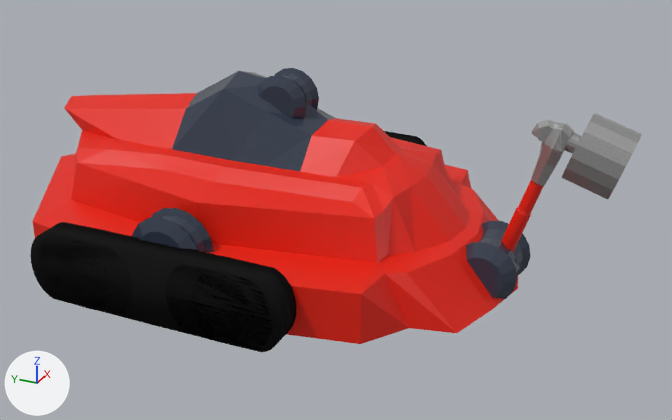
What one commit did to the Blender file artwork/bots/bot-1.blend.
One viewpoint serves both versions: a 50 mm lens placed at (-2.96, -1.69, 1.67), pointed at (-0.02, -0.37, 0.21). The axes (+X, +Y, +Z) are drawn at lower left. The lights are the same throughout.

The scene before the commit, as lines of its bpy script (objects in view):
```python
ob_bottransportdoubletracks = bpy.data.objects.new('BotTransportDoubleTracks', me_cylinder_001)
ob_bottransportdoubletracks.location = (0.0, 0.0, 0.0)
ob_bottransportdoubletracks.rotation_euler = (0.0, 1.571, 0.0)  # degrees (0, 90, 0)
ob_bottransportdoubletracks.scale = (0.133, 0.1, 0.1)
ob_botturretr = bpy.data.objects.new('BotTurretR', me_cylinder_004)
ob_botturretr.location = (0.0, 0.0, 0.0)
ob_botturretr.scale = (0.532, 1.41, 1.41)
ob_weaponhammerend = bpy.data.objects.new('WeaponHammerEnd', me_cylinder_027)
ob_weaponhammerend.parent = ob_weaponhammerempty
ob_weaponhammerend.location = (0.0, -0.229, 1.823)
ob_weaponhammerend.scale = (0.303, 0.303, 0.303)
ob_weaponhammerhandle = bpy.data.objects.new('WeaponHammerHandle', me_cylinder_026)
ob_weaponhammerhandle.parent = ob_weaponhammerempty
ob_weaponhammerhandle.location = (0.0, 0.0, 0.342)
ob_weaponhammerhandle.scale = (0.303, 0.303, 0.303)
ob_weaponhammertop = bpy.data.objects.new('WeaponHammerTop', me_cube_013)
ob_weaponhammertop.parent = ob_weaponhammerempty
ob_weaponhammertop.location = (0.0, 0.0, 6.024)
ob_weaponhammertop.scale = (0.727, 0.727, 1.44)
# also in view: 'BotTurretTop' at (0.0, -0.16, 0.61); 'BotTurretFront' at (0.0, -0.97, 0.13); 'BotTransportWheels' at (0.0, 0.0, 0.13); 'BotTransportTracks' at (0.0, 0.0, 0.13); 'BotBody1' at (0.0, -0.07, 0.35)
```
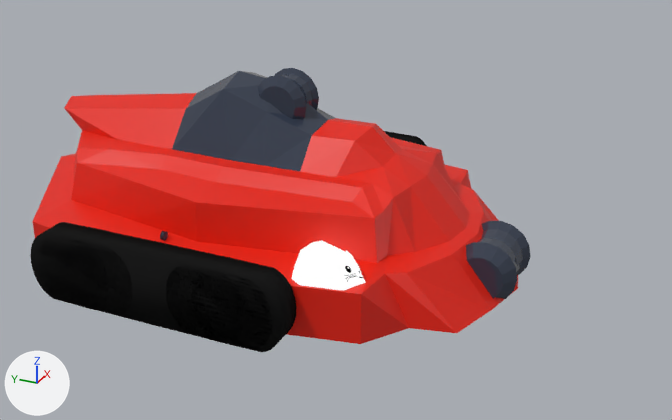
Commit message: Add fluffy kitten shiel

Patch to the scene script:
```diff
--- a/artwork/bots/bot-1.blend.py
+++ b/artwork/bots/bot-1.blend.py
@@ img_fluffy_kitten_1_png @@
+img_fluffy_kitten_1_png = load_image('fluffy-kitten-1.png', '../images/misc/fluffy-kitten-1.png', 400, 400, 'sRGB')
@@ mat_fluffykitten @@
+mat_fluffykitten = bpy.data.materials.new('FluffyKitten')
+# colours: black #000000
+# uses the picture img_fluffy_kitten_1_png
@@ me_cube_014 @@
+me_cube_014.from_pydata(...)  # 54 vertices, 52 faces; spans x -0.27..0.75, y -0.84..0.84, z 0.0..0.93
+me_cube_014.materials.append(mat_fluffykitten)
@@ ob_botturretr @@
 ob_botturretr = bpy.data.objects.new('BotTurretR', me_cylinder_004)
-ob_botturretr.location = (0.0, 0.0, 0.0)
-ob_botturretr.scale = (0.532, 1.41, 1.41)
+ob_botturretr.location = (-0.521, 0.0, 0.208)
+ob_botturretr.rotation_euler = (0.0, 0.0, -1.571)  # degrees (0, 0, -90)
+ob_botturretr.scale = (0.0629, 0.167, 0.167)
@@ ob_weaponhammerend @@
-ob_weaponhammerend = bpy.data.objects.new('WeaponHammerEnd', me_cylinder_027)
-ob_weaponhammerend.parent = ob_weaponhammerempty
-ob_weaponhammerend.location = (0.0, -0.229, 1.823)
-ob_weaponhammerend.scale = (0.303, 0.303, 0.303)
@@ ob_weaponhammertop @@
-ob_weaponhammertop = bpy.data.objects.new('WeaponHammerTop', me_cube_013)
-ob_weaponhammertop.parent = ob_weaponhammerempty
-ob_weaponhammertop.location = (0.0, 0.0, 6.024)
-ob_weaponhammertop.scale = (0.727, 0.727, 1.44)
@@ ob_weaponhammerhandle @@
-ob_weaponhammerhandle = bpy.data.objects.new('WeaponHammerHandle', me_cylinder_026)
-ob_weaponhammerhandle.parent = ob_weaponhammerempty
-ob_weaponhammerhandle.location = (0.0, 0.0, 0.342)
-ob_weaponhammerhandle.scale = (0.303, 0.303, 0.303)
@@ ob_shieldfluffykitten @@
+ob_shieldfluffykitten = bpy.data.objects.new('ShieldFluffyKitten', me_cube_014)
+ob_shieldfluffykitten.parent = ob_shieldfluffykittenempty
+ob_shieldfluffykitten.location = (4.251, 0.132, 0.0)
+ob_shieldfluffykitten.scale = (2.18, 1.0, 1.0)
@@ ob_shieldfluffykittenempty @@
+ob_shieldfluffykittenempty = bpy.data.objects.new('ShieldFluffyKittenEmpty', None)
+ob_shieldfluffykittenempty.location = (-0.521, 0.0, 0.208)
+ob_shieldfluffykittenempty.rotation_euler = (0.0, 0.0, -1.571)  # degrees (0, 0, -90)
+ob_shieldfluffykittenempty.scale = (0.118, 0.118, 0.118)
```

Boxes [x1, y1, x2, y2] around the edits, measured in the pictures (672 x 420 px):
'WeaponHammerEnd', deleted
    before: [562, 113, 642, 199]
'ShieldFluffyKitten', added
    after: [291, 241, 366, 291]
'BotTurretR', moved, turned, rescaled
    before: [132, 208, 214, 252]
    after: [160, 231, 168, 241]
'WeaponHammerTop', deleted
    before: [531, 120, 574, 186]
'WeaponHammerHandle', deleted (red)
    before: [501, 180, 544, 252]
